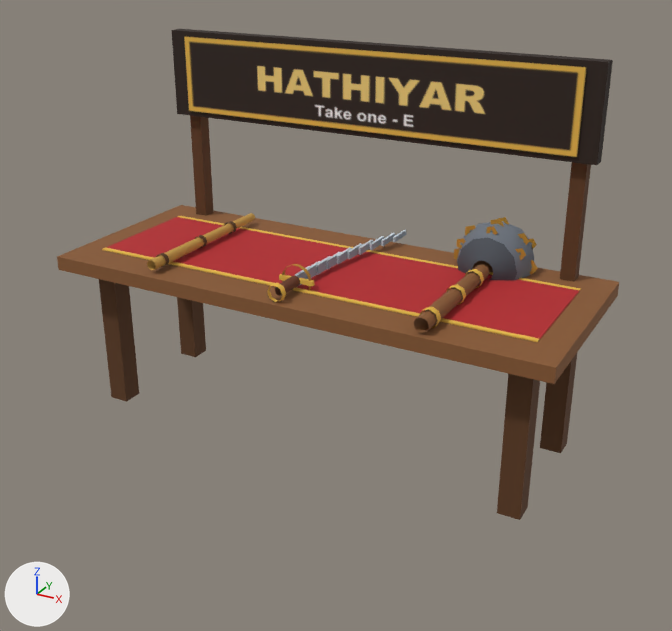
An edit to the Blender file assets/props/dungeon/weapons/source/weapons.blend, drawn before and after from the same camera.
Both versions are drawn from a 50 mm camera at (2.35, -3.64, 2.78) aimed at (0.09, 0.47, 0.72). Every picture has the same lights, and +X, +Y and +Z are marked at lower left. The older version comes first.

Objects in the first picture: 'Gada', 'Lathi', 'Talwar', 'WeaponTable'.
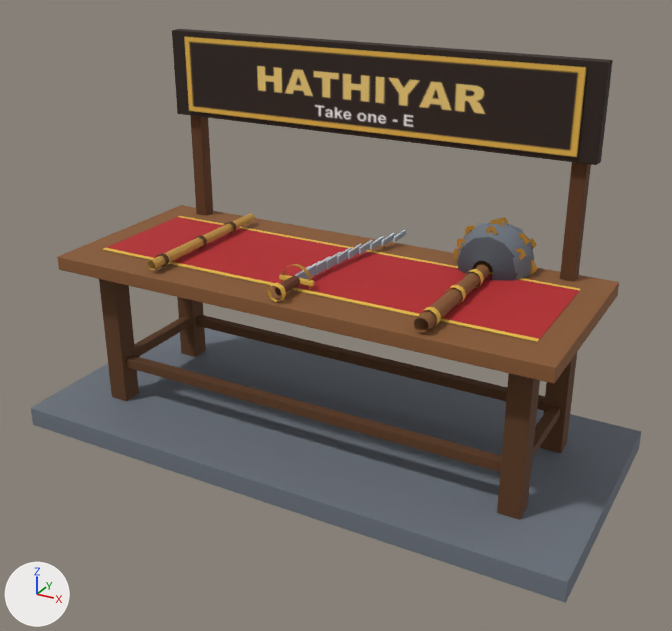
Diff of the bpy script that builds the scene:
```diff
--- a/assets/props/dungeon/weapons/source/weapons.blend.py
+++ b/assets/props/dungeon/weapons/source/weapons.blend.py
@@ me_weapontable @@
 # used by ob_weapontable; location = (0.0, 0.0, 0.0)
-me_weapontable.from_pydata(...)  # 292 vertices, 73 faces; spans x -1.45..1.45, y -0.02..1.12, z 0.0..2.1
+me_weapontable.from_pydata(...)  # 412 vertices, 443 faces; spans x -1.65..1.65, y -0.2..1.3, z -0.12..2.1
+# me_weapontable part 1: a new loose piece of 24 vertices spanning x -1.65..1.65, y -0.2..1.3, z -0.12..0.0, in mat_weapons (picture img_weapons_print_png)
+# me_weapontable part 2: a new loose piece of 24 vertices spanning x 1.22..1.28, y 0.2..0.9, z 0.22..0.28, in mat_weapons (picture img_weapons_print_png)
+# me_weapontable part 3: a new loose piece of 24 vertices spanning x -1.28..-1.22, y 0.2..0.9, z 0.22..0.28, in mat_weapons (picture img_weapons_print_png)
+# me_weapontable part 4: a new loose piece of 24 vertices spanning x -1.2..1.2, y 0.87..0.93, z 0.22..0.28, in mat_weapons (picture img_weapons_print_png)
+# me_weapontable part 5: a new loose piece of 24 vertices spanning x -1.2..1.2, y 0.17..0.23, z 0.22..0.28, in mat_weapons (picture img_weapons_print_png)
+# me_weapontable part 6: 4 vertices moved within x -1.3..1.3, y 0.19..0.91, z 0.95; 32 vertices removed from x -1.3..1.3, y 0.19..0.91, z 0.95..0.96; 32 vertices added at x -1.3..1.3, y 0.19..0.91, z 0.95..0.96
 me_weapontable.materials.append(mat_weapons)
```

Boxes (x1, y1, x2, y2) around the edits, measured in the pictures (672 x 631 px; the box of a moved part takes in the faces that stretch with it):
'WeaponTable', reshaped (9% wider, 17% taller): before (57, 29, 619, 520); after (31, 29, 641, 603)
part 1 of me_weapontable, added: after (31, 328, 641, 603)
part 2 of me_weapontable, added (brown): after (532, 406, 560, 458)
part 3 of me_weapontable, added (brown): after (134, 317, 190, 357)
part 4 of me_weapontable, added: after (196, 315, 545, 411)
part 5 of me_weapontable, added: after (126, 355, 502, 472)
part 6 of me_weapontable, moved or reshaped: before (102, 216, 581, 342); after (103, 216, 580, 342)
